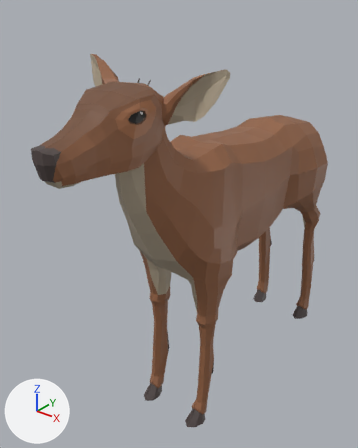
An edit to the glTF model src/assets/animals/Goat.glb, drawn before and after from the same camera.
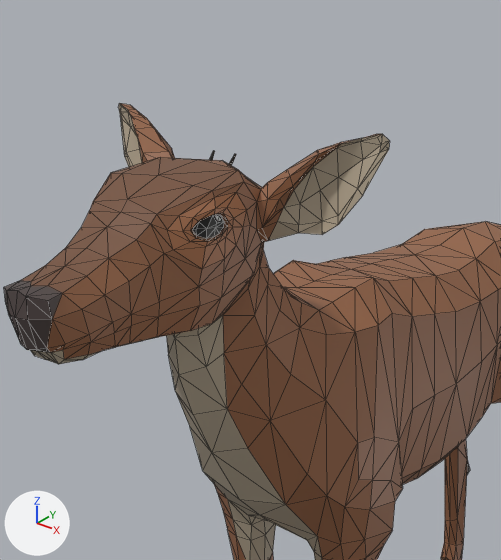
Old and new are each drawn whole from a 50 mm camera at (2.74, -4.53, 4.44) aimed at (-0.27, -0.76, 2.1) and again close up on the part from 8% to 80% of the width and 0% to 65% of the height. Arrows for +X, +Y and +Z are at lower left; the lights stay in place. The older version's two pictures come first. The close-ups show mesh edges as thin lines. Vertices at exactly the same position are counted once.

Names of what the first close-up shows: 'Deer'.
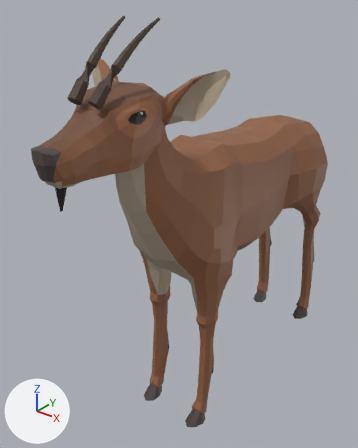
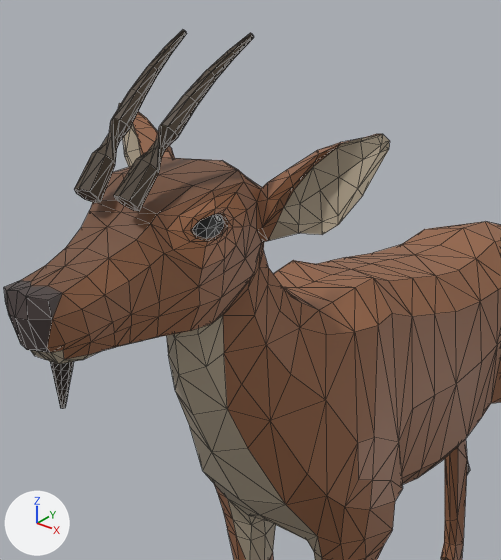
Where the change shows, as pixel boxes (x1, y1, x2, y2) in the close-ups (501 x 560 px; the box of a moved part takes in the faces that stretch with it):
'Deer', reshaped
    before: (4, 103, 501, 560)
    after: (4, 30, 501, 560)
part 1 of me_cube, moved or reshaped (not visible before)
    after: (50, 361, 74, 409)
part 2 of me_cube, moved or reshaped (mostly hidden before)
    before: (210, 151, 236, 165)
    after: (74, 30, 254, 212)

Edits to the bpy script that builds the scene:
```text
Change me_cube:
    used by ob_deer; location = (0.0, 0.0, 0.0)
    remove me_cube.from_pydata(...)  # 1222 vertices, 2428 faces; spans x -0.74..0.74, y -2.64..1.55, z -0.01..3.88
    add me_cube.from_pydata(...)  # 1222 vertices, 2428 faces; spans x -0.74..0.74, y -2.64..1.55, z -0.01..4.21
    me_cube part 1: the loose piece of 57 vertices spanning x -0.02..0.02, y -1.98..-1.94, z 3.29..3.42 is multiplied about its middle by the matrix ((2.599, 0.0, 0.0), (-0.007, 2.534, 0.57), (0.003, -0.545, 1.904)), then moved by (0.0, -0.53, -0.29)
    me_cube part 2: 114 of 1222 vertices moved; they spanned x -0.06..0.06, y -1.7..-1.54, z 3.58..3.75 and now span x -0.19..0.19, y -2.22..-1.56, z 3.63..4.21; mean shift (0.0, -0.25, 0.3); largest move (0.02, -1.69, 3.6) -> (0.11, -2.22, 3.7)
```
